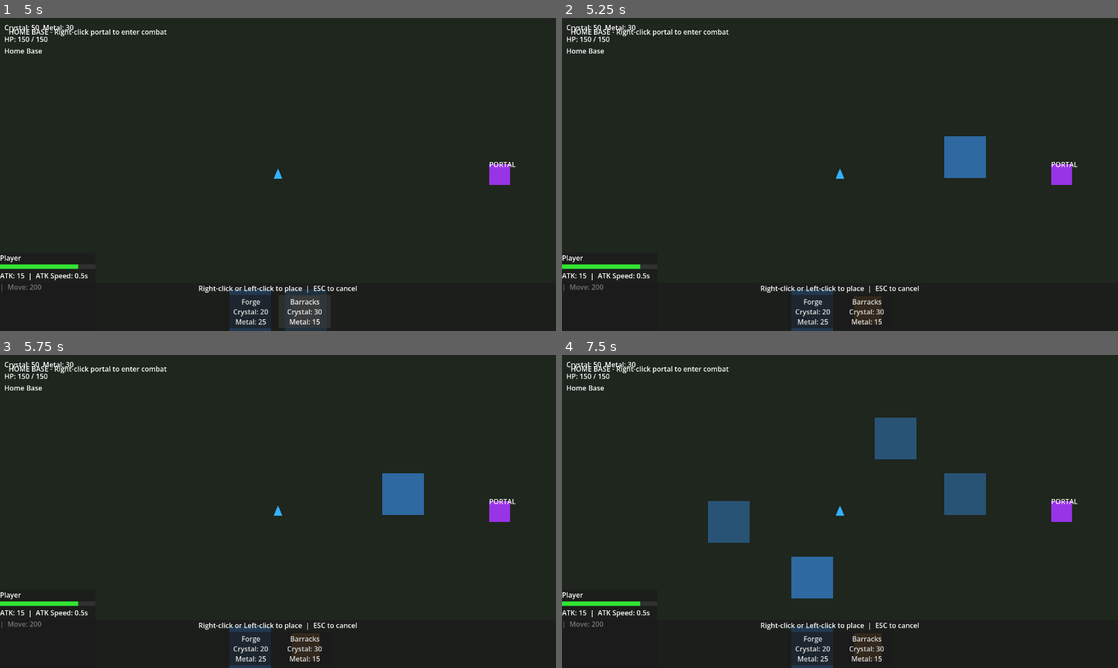
Above: before the commit, frames 1-4 (two rows, left to right).
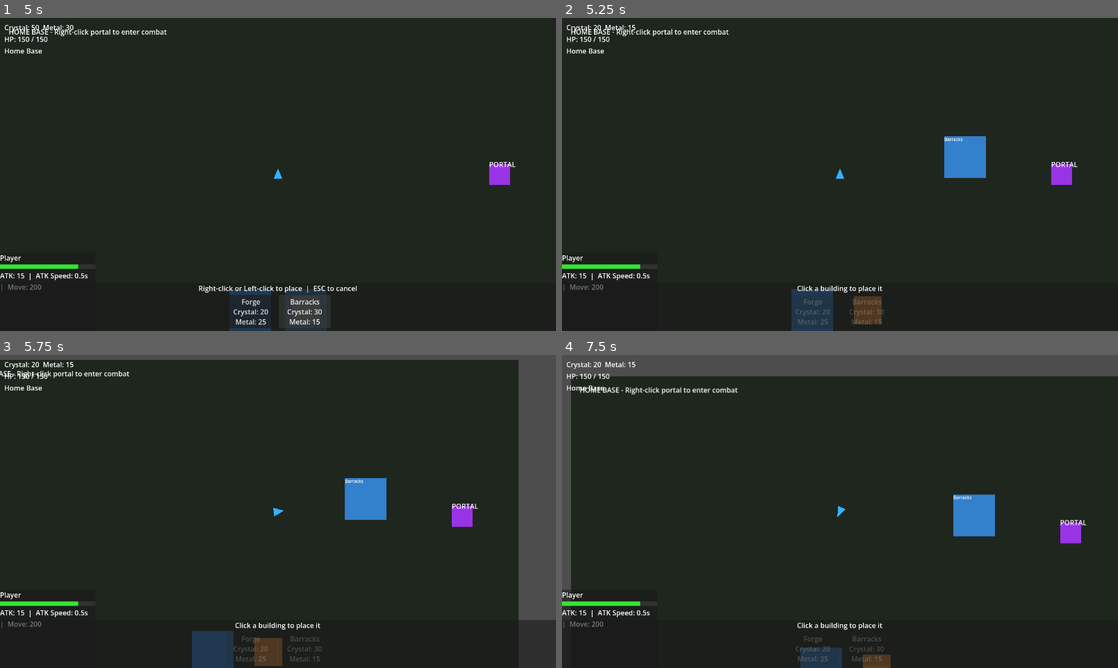
Above: after the commit, the same moments.

Repository: Odin94/Voidcraft
Game: Godot game, scene res://scenes/main/main.tscn
Two runs of this game, one before a commit and one after it. Both use one fixed random seed, a clock stepped at 60 frames per second and the inputs below.
Inputs (mouse positions are in pixels of both pictures, inside the frame that each line leads up to):
- Up to frame 1 (5 s): click "Forge Crystal: 20 Metal: 25" at 0.5 s; click "Barracks Crystal: 30 Metal: 15" at 1.25 s; click "Forge Crystal: 20 Metal: 25" at 2 s; click "Barracks Crystal: 30 Metal: 15" at 2.75 s; click "Forge Crystal: 20 Metal: 25" at 3.5 s; click "Barracks Crystal: 30 Metal: 15" at 4.25 s
- Up to frame 2 (5.25 s): tap Enter at 5 s; move the mouse to (962, 158) at 5.02 s; press the mouse at (962, 158) at 5.03 s
- Up to frame 3 (5.75 s): right-click (400, 495) at 5.3 s
- Up to frame 4 (7.5 s): tap Enter at 5.75, 6.5, 7.25 s; move the mouse to (728, 527) at 5.77 s; release the mouse at (728, 527) at 5.78 s; right-click (728, 527) at 5.85 s; click (728, 527) at 6.05 s; move the mouse to (895, 442) at 6.52 s; press the mouse at (895, 442) at 6.53 s; right-click (895, 442) at 6.8 s; move the mouse to (812, 574) at 7.27 s; release the mouse at (812, 574) at 7.28 s; right-click (812, 574) at 7.35 s

Frame 1 is identical in both runs. In frame 2, 1.9% of the frame differs, in the area x 5-77%, y 2-98%; in frame 3, 12%; in frame 4, 14%, in the area x 0-100%, y 0-100%.

Commit message:
Allow placing and selecting buildings

Diff:
--- a/scenes/buildings/building_base.gd
+++ b/scenes/buildings/building_base.gd
@@ -6,17 +6,39 @@
 var building_data: BuildingData
 var level: int = 1
 var _label: Label
+var _selection_border: ColorRect
+
+func _ready() -> void:
+	EventBus.entity_selected.connect(_on_entity_selected)
+
+func _on_entity_selected(entity: Node2D) -> void:
+	if is_instance_valid(_selection_border):
+		_selection_border.visible = (entity == self)
+
+## Called by the player's input router when this building is selected.
+## Extend here to add building-specific interactions (e.g. rally points).
+func handle_input(_event: InputEvent) -> void:
+	pass
 
 func setup(data: BuildingData) -> void:
 	building_data = data
 	level = 1
 	collision_layer = 32  # Layer 6 (Building)
 	collision_mask = 0
+	# Selection border — rendered first so it sits behind the building visual.
+	var border_size := Vector2(data.size) * 32 + Vector2(6, 6)
+	_selection_border = ColorRect.new()
+	_selection_border.size = border_size
+	_selection_border.position = -border_size / 2
+	_selection_border.color = Color(1.0, 0.9, 0.1, 1.0)
+	_selection_border.visible = false
+	_selection_border.mouse_filter = Control.MOUSE_FILTER_IGNORE
+	add_child(_selection_border)
 	var visual := ColorRect.new()
 	visual.size = Vector2(data.size) * 32
 	visual.position = -visual.size / 2
 	visual.color = data.color
-	visual.mouse_filter = 2
+	visual.mouse_filter = Control.MOUSE_FILTER_IGNORE
 	add_child(visual)
 	var shape := CollisionShape2D.new()
 	var rect := RectangleShape2D.new()
@@ -27,13 +49,9 @@
 	_label.text = data.display_name
 	_label.position = -visual.size / 2
 	_label.add_theme_font_size_override("font_size", 10)
-	_label.mouse_filter = 2
+	_label.mouse_filter = Control.MOUSE_FILTER_IGNORE
 	add_child(_label)
 
-func _input_event(_viewport: Viewport, event: InputEvent, _shape_idx: int) -> void:
-	if event is InputEventMouseButton and event.pressed and event.button_index == MOUSE_BUTTON_LEFT:
-		EventBus.entity_selected.emit(self)
-		get_viewport().set_input_as_handled()
 
 func get_upgrade_cost() -> Dictionary:
 	var cost := {}
--- a/scenes/main/main.gd
+++ b/scenes/main/main.gd
@@ -9,6 +9,7 @@
 @onready var building_menu: CanvasLayer = $UILayer/BuildingMenu
 
 func _ready() -> void:
+	get_viewport().physics_object_picking = true
 	GameManager.setup(map_container, player)
 	hud.set_player(player)
 	building_menu.set_player(player)
--- a/scenes/player/player.gd
+++ b/scenes/player/player.gd
@@ -8,6 +8,7 @@
 
 var state: State = State.IDLE
 var nearby_teleporter: Node = null  # Set by Teleporter when player overlaps it
+var _selected_entity: Node2D = null  # Tracks current selection for input routing
 
 @onready var nav_agent: NavigationAgent2D = $NavigationAgent2D
 @onready var health_component: HealthComponent = $HealthComponent
@@ -25,6 +26,7 @@
 	building.setup(self)
 	EventBus.map_entered.connect(_on_map_entered)
 	EventBus.return_to_home.connect(_on_return_to_home)
+	EventBus.entity_selected.connect(_on_entity_selected)
 	# Player is the default selection
 	EventBus.entity_selected.emit(self)
 
@@ -44,17 +46,45 @@
 			pass
 
 func _unhandled_input(event: InputEvent) -> void:
+	if event is InputEventMouseButton and event.pressed:
+		print("[Player] _unhandled_input received: button=%d at %s (state=%s, selected=%s)" % [
+			event.button_index,
+			str(get_global_mouse_position().snapped(Vector2.ONE)),
+			State.keys()[state],
+			_selected_entity.name if is_instance_valid(_selected_entity) else "none"
+		])
+
 	if state == State.DEAD:
 		return
 
 	if state == State.PLACING_BUILDING:
 		if event.is_action_pressed("right_click") or event.is_action_pressed("left_click"):
+			print("[Player] PLACING_BUILDING: confirm input received")
 			building.confirm()
 			_set_state(State.IDLE)
 			get_viewport().set_input_as_handled()
 		elif event.is_action_pressed("cancel"):
+			print("[Player] PLACING_BUILDING: cancel input received")
 			building.cancel()
 			_set_state(State.IDLE)
+			get_viewport().set_input_as_handled()
+		return
+
+	# When a building is selected, route input to it instead of the player.
+	if is_instance_valid(_selected_entity) and _selected_entity != self:
+		if event.is_action_pressed("cancel"):
+			print("[Player] ESC with building selected — reselecting player")
+			EventBus.entity_selected.emit(self)
+			get_viewport().set_input_as_handled()
+		elif event.is_action_pressed("left_click"):
+			# Building _input_event fires before _unhandled_input, so if we reach here
+			# the click was on empty space or the player — reselect the player.
+			print("[Player] left_click with building selected, no building hit — reselecting player")
+			_handle_left_click()
+			get_viewport().set_input_as_handled()
+		elif event.is_action_pressed("right_click"):
+			print("[Player] right_click forwarded to building: %s" % _selected_entity.name)
+			_selected_entity.handle_input(event)
 			get_viewport().set_input_as_handled()
 		return
 
@@ -68,27 +98,48 @@
 
 
 func _handle_left_click() -> void:
-	# Buildings fire _input_event and mark handled before this runs.
-	# If we reach here the click was on empty space — re-select the player.
-	EventBus.entity_selected.emit(self)
+	var click_pos := get_global_mouse_position()
+	var hit_building := _find_building_at(click_pos)
+	if hit_building:
+		print("[Player] left_click → selecting building: %s" % hit_building.name)
+		EventBus.entity_selected.emit(hit_building)
+	else:
+		print("[Player] left_click on empty space — reselecting player")
+		EventBus.entity_selected.emit(self)
+
+func _find_building_at(pos: Vector2) -> Node2D:
+	var space := get_world_2d().direct_space_state
+	var query := PhysicsPointQueryParameters2D.new()
+	query.position = pos
+	query.collision_mask = 32  # Layer 6 (Building)
+	query.collide_with_bodies = true
+	query.collide_with_areas = false
+	var results := space.intersect_point(query, 1)
+	if results.size() > 0:
+		return results[0].collider as Node2D
+	return null
 
 func _handle_right_click() -> void:
 	# Teleporter takes priority over movement
 	if nearby_teleporter and GameManager.current_state == GameManager.GameState.HOME:
+		print("[Player] right_click → activating teleporter")
 		nearby_teleporter.activate()
 		return
 
 	var click_pos := get_global_mouse_position()
 	var enemy := combat.find_enemy_at(click_pos)
 	if enemy:
+		print("[Player] right_click → attacking enemy: %s" % enemy.name)
 		combat.set_target(enemy)
 		_set_state(State.ATTACKING)
 	else:
+		print("[Player] right_click → moving to %s" % str(click_pos.snapped(Vector2.ONE)))
 		combat.clear_target()
 		nav_agent.target_position = click_pos
 		_set_state(State.MOVING)
 
 func start_placing_building(data: BuildingData) -> void:
+	print("[Player] entering PLACING_BUILDING for: %s" % data.display_name)
 	building.start_placing(data)
 	_set_state(State.PLACING_BUILDING)
 
@@ -127,6 +178,11 @@
 	_set_state(State.DEAD)
 	EventBus.player_died.emit()
 
+func _on_entity_selected(entity: Node2D) -> void:
+	_selected_entity = entity
+	print("[Player] Selection changed to: %s" % (entity.name if is_instance_valid(entity) else "none"))
+
 func _set_state(new_state: State) -> void:
+	print("[Player] state: %s → %s" % [State.keys()[state], State.keys()[new_state]])
 	state = new_state
 	EventBus.player_state_changed.emit(new_state)
--- a/scenes/player/player_building.gd
+++ b/scenes/player/player_building.gd
@@ -15,11 +15,13 @@
 
 ## Begin placing a building: spawns the ghost preview snapped to cursor immediately.
 func start_placing(data: BuildingData) -> void:
+	print("[PlayerBuilding] start_placing: %s" % data.display_name)
 	placing_data = data
 	var rect := ColorRect.new()
 	rect.size = Vector2(data.size) * GRID_SIZE
 	rect.color = Color(data.color.r, data.color.g, data.color.b, 0.5)
 	rect.position = -rect.size / 2
+	rect.mouse_filter = Control.MOUSE_FILTER_IGNORE
 	_ghost = Node2D.new()
 	_ghost.add_child(rect)
 	# Set position before adding to scene so it never appears at (0,0)
@@ -40,20 +42,27 @@
 ## Attempt to confirm placement. Returns true if placement succeeded.
 func confirm() -> bool:
 	if not placing_data:
+		print("[PlayerBuilding] confirm: no placing_data, cancelling")
 		cancel()
 		return false
 	if not ResourceManager.can_afford_dict(placing_data.cost):
+		print("[PlayerBuilding] confirm: cannot afford %s — placement denied" % placing_data.display_name)
 		return false
+	var pos := _ghost.global_position
+	print("[PlayerBuilding] placing %s at %s" % [placing_data.display_name, str(pos.snapped(Vector2.ONE))])
 	ResourceManager.spend_dict(placing_data.cost)
 	var building := BUILDING_SCENE.instantiate()
-	building.global_position = _ghost.global_position
+	building.global_position = pos
 	building.setup(placing_data)
 	_add_to_map(building)
-	EventBus.building_placed.emit(building, Vector2i(_ghost.global_position / GRID_SIZE))
+	EventBus.building_placed.emit(building, Vector2i(pos / GRID_SIZE))
+	print("[PlayerBuilding] building_placed emitted for: %s" % placing_data.display_name)
 	cancel()
 	return true
 
 func cancel() -> void:
+	if placing_data:
+		print("[PlayerBuilding] cancel: clearing ghost for %s" % placing_data.display_name)
 	if _ghost and is_instance_valid(_ghost):
 		_ghost.queue_free()
 	_ghost = null
Not shown, changed: .gitignore
Not shown, changed: CLAUDE.md
